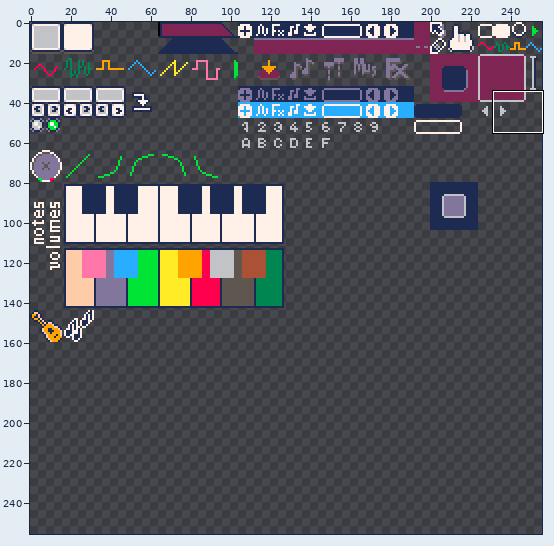
Two states of a pixel-art file, tiny-cli/sfx.aseprite. The first picture is a wide view before the edit; the outline marks the close-up.
Close-up. Old version:
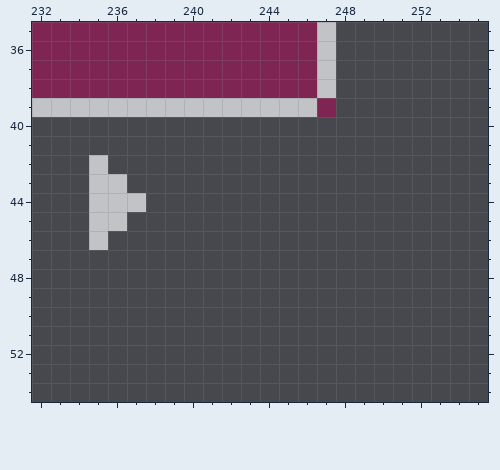
256x256 pixels, 1 frame. Pixels under 10% opacity are left out. Shown: x 232..255, y 35..54. The commit also changed other parts of the picture, which this record leaves out.
New version:
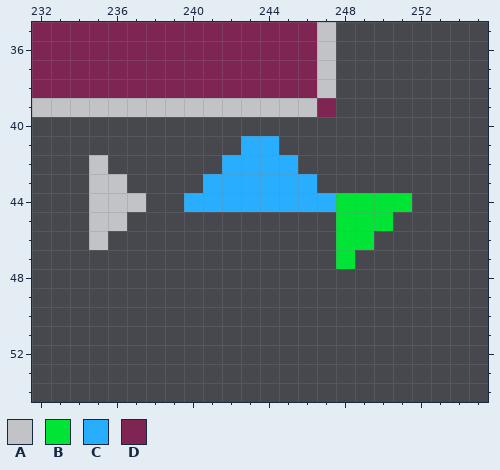
Palette (. is transparent): A #c2c3c7  B #00e436  C #29adff  D #7e2553
What changed:
Layer "Layer 1 #2":
The author put colour B in row 44 at x 248 to 251; in row 45 at x 248 to 250; in row 46 at x 248 to 249; in row 47 at x 248.
The author put colour C in row 41 at x 243 to 244; in row 42 at x 242 to 245; in row 43 at x 241 to 246; in row 44 at x 240 to 247.
